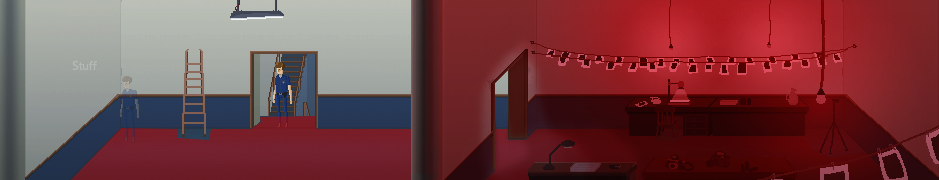
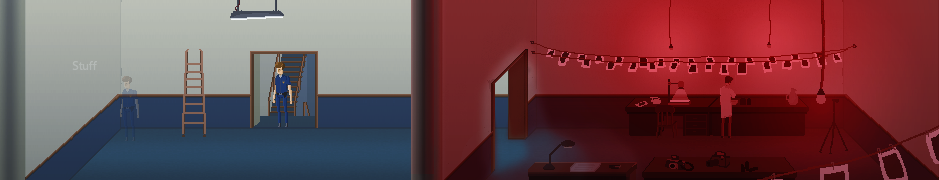
Layers edited between the first and the second 939x180 image:
added group "LabGuy subanim(0.2)" with 8 layers above "tag(nav) navmesh()" over [720, 76, 737, 138]
added layer "8" in group "LabGuy subanim(0.2)" over [720, 76, 736, 138]
hid "tag(nav) navmesh()" over [71, 116, 884, 180]
painted on "redlight" over [725, 75, 736, 85]
